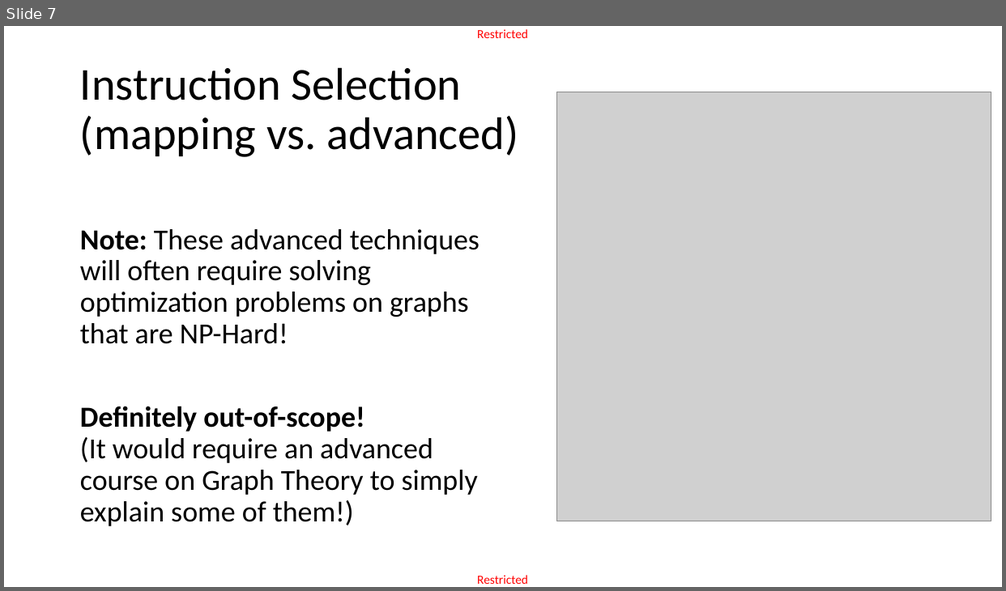
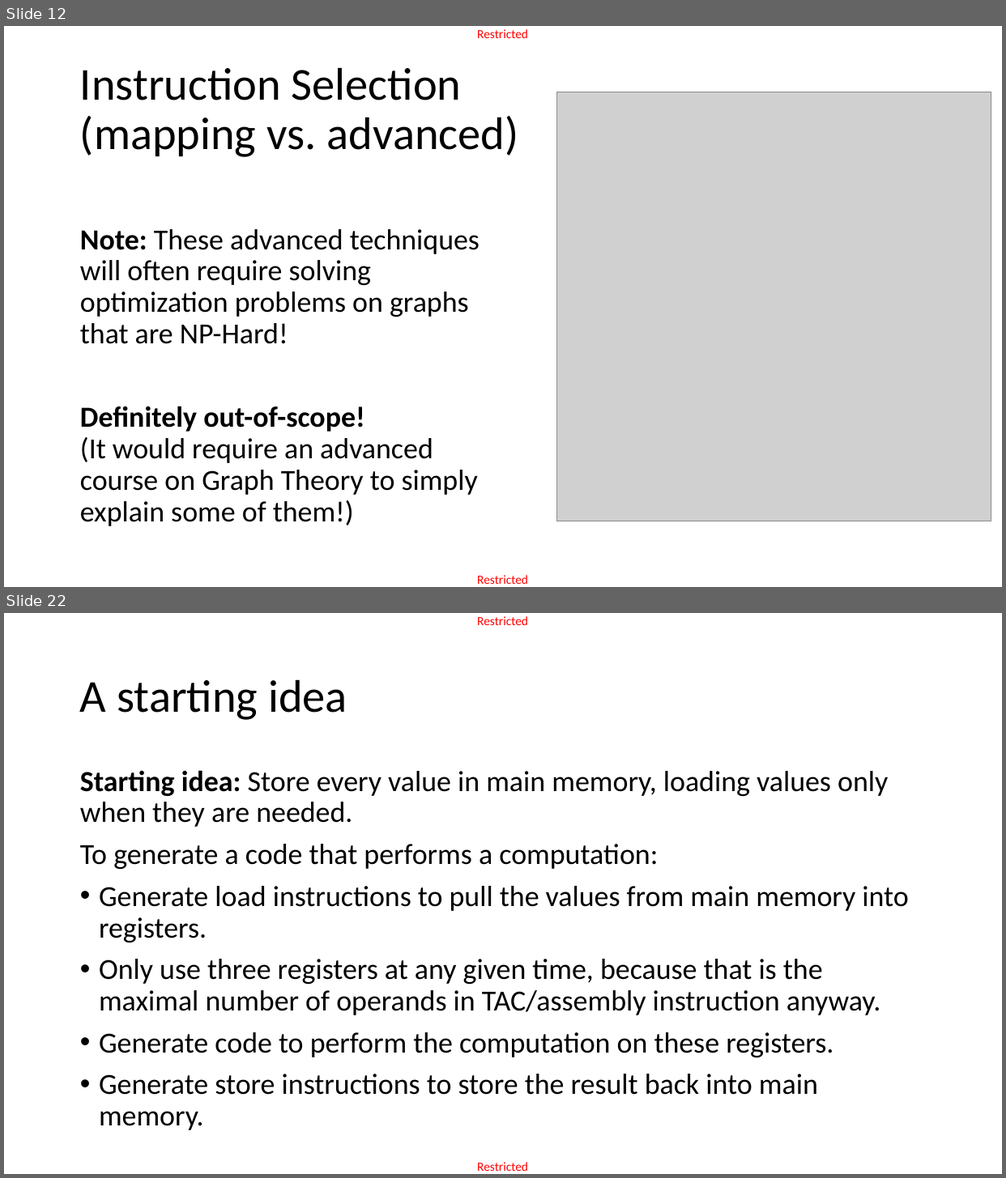
Before and after one commit to matthieudemari/SUTD_PLC_50_051, a slide deck: W13/W13S2/W13S2.pptx. Shown one above the other, each under a label of ours: slide 7 before the commit, slides 12 and 22 after it; the slides between them are not shown. The pictures are 1006x591 and 1006x1178 pixels, drawn with LibreOffice and Linux fonts; fonts in the diff are those of the drawing; grey boxes stand for pictures. Boxes give left, top, right and bottom in pixels: in the first picture for what was removed or moved away, otherwise in the second. Text is boxed around its words. In the diff, an @@ line names an element or a change of style, - is before the commit and + after.

```diff
--- a/W13/W13S2/W13S2.pptx
+++ b/W13/W13S2/W13S2.pptx
@@ slide 22 added at box(4, 613, 1002, 1174), background #FFFFFF; not listed: 2 template elements that a slide beside it also shows @@
@@ title added at box(80, 679, 347, 720), 44 pt, text #000000 @@
+A starting idea
@@ text added at box(80, 770, 908, 1131), 28 pt, text #000000 @@
+Starting idea: Store every value in main memory, loading values only when they are needed.
+To generate a code that performs a computation:
+• Generate load instructions to pull the values from main memory into registers.
+• Only use three registers at any given time, because that is the maximal number of operands in TAC/assembly instruction anyway.
+• Generate code to perform the computation on these registers.
+• Generate store instructions to store the result back into main memory.
@@ what was slide 7 is now slide 12 @@
```
Also in this commit, not shown: 3 slides changed, 54 other slides added, 5 slides removed.
